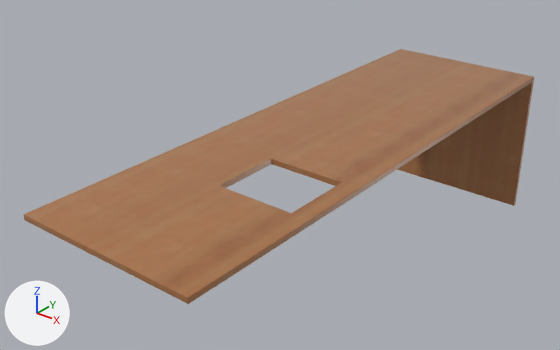
Renders of the FBX model Models/CounterSinkStove/meshes/fbx/CounterSinkStove.fbx from each side of a commit.
The view is the same before and after, from a 50 mm camera at (2.22, -3.21, 2.09) aimed at (-0.26, -0.1, 0.17). The axes (+X, +Y, +Z) are drawn at lower left. The lights are the same throughout. Objects named as collision shapes, trigger or cutter boxes, shadow casters or lower levels of detail are left out. Where no turn or scale is listed for an object, it has been applied to the vertices.

Objects in the first picture: 'CounterSinkStove'.
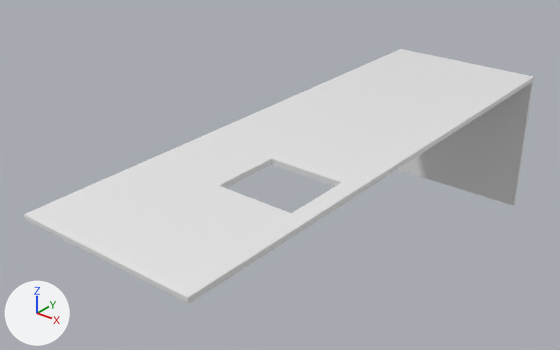
The newer file is also turned or shifted as a whole; pictures and numbers use the older file's frame.

Changed parts and their boxes (x1, y1, x2, y2) in the pictures (560 x 350 px):
'CounterSinkStove', recoloured (brown to white): (24, 49, 534, 304) in both

What changed in the scene script:
```text
Change me_countersinkstove:
    where me_countersinkstove.from_pydata(...)  # 152 vertices, 304 faces; spans x -0.5..0.5, y -1.59..1.59, z -0.47..0.47
    remove me_countersinkstove.materials.append(mat_m_woodcounter)  # picture img_m_woodcounter_png
```
